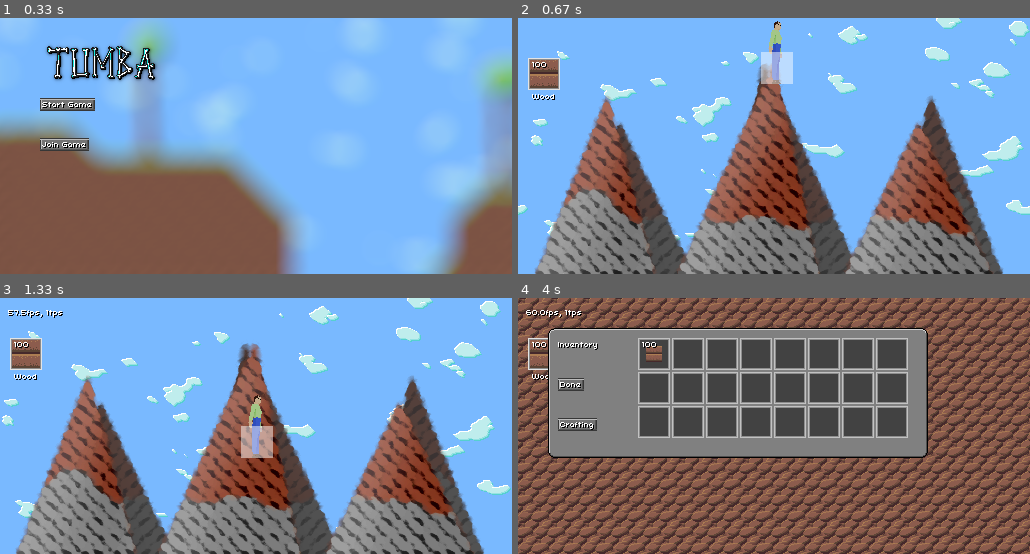
Above: before the commit, frames 1-4 (two rows, left to right).
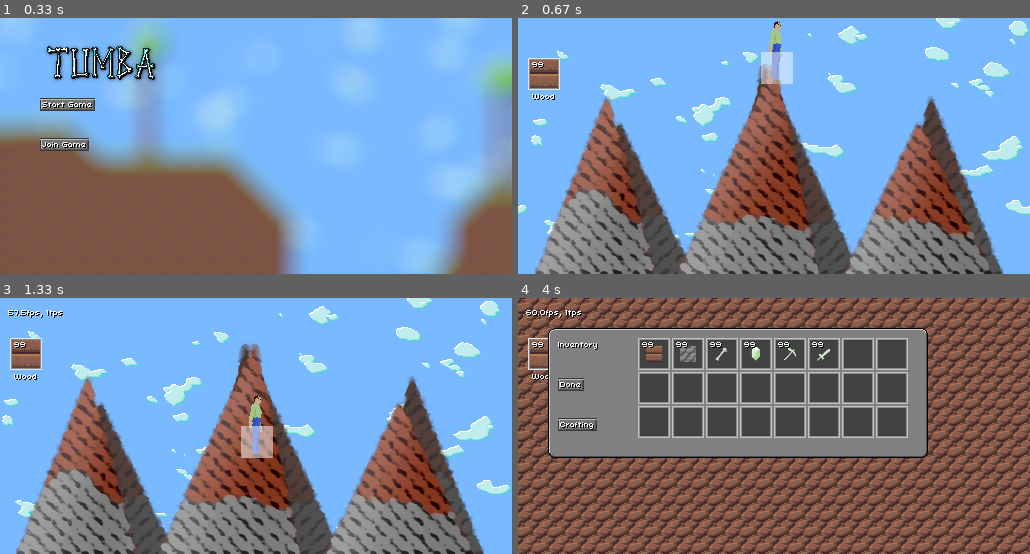
Above: after the commit, the same moments.

Repository: tumbagame/tumba
Game: pygame game, started from main.py
The game is run twice, just before and just after one commit, with the same random seed, the same clock (stepped at 60 frames per second) and the same inputs.
Inputs (mouse positions are in pixels of both pictures, inside the frame that each line leads up to):
- Up to frame 1 (0.33 s): no input
- Up to frame 2 (0.67 s): click (584, 105) at 0.38 s
- Up to frame 3 (1.33 s): hold D 0.67-1.13 s; move the mouse to (419, 418) at 0.7 s; hold W from 1.17 s (still down); move the mouse to (133, 428) at 1.2 s; tap F at 1.23 s
- Up to frame 4 (4 s): release W at 1.47 s; hold D 1.5-1.97 s; move the mouse to (825, 482) at 1.53 s; tap F at 1.57, 1.87, 2.07, 2.37, 2.63 s; hold A 2-2.53 s; move the mouse to (615, 484) at 2.03 s; hold S 2.57-2.87 s; move the mouse to (963, 515) at 2.6 s; right-click (640, 331) at 2.95 s; tap E at 3.67 s

Frame 1 is identical in both runs. In frame 2, less than 0.1% of the frame differs, in the area x 2-6%, y 17-20%; in frame 3, less than 0.1%; in frame 4, 0.6%, in the area x 2-61%, y 17-25%.

Commit message:
Make debug inventory

Diff:
--- a/inventory.py
+++ b/inventory.py
@@ -1,5 +1,6 @@
 import blockprop
 import crafting
+import version
 
 
 class InventorySlot:
@@ -13,12 +14,15 @@
     def __repr__(self):
         return f"[{self.item}, {self.count}]"
 
+debug_items = [7, 12, 61, 39, 52, 60]
 
 class Inventory:
     def __init__(self):
         self.slots = [InventorySlot() for _ in range(24)]
-        self.slots[0].item = 7
-        self.slots[0].count = 100
+        if version.DEBUG:
+            for i in debug_items:
+                self.add_item(i, 99)
+
 
     def is_possible_recipie(self, recipie):
         for requirement in recipie.recipie:
